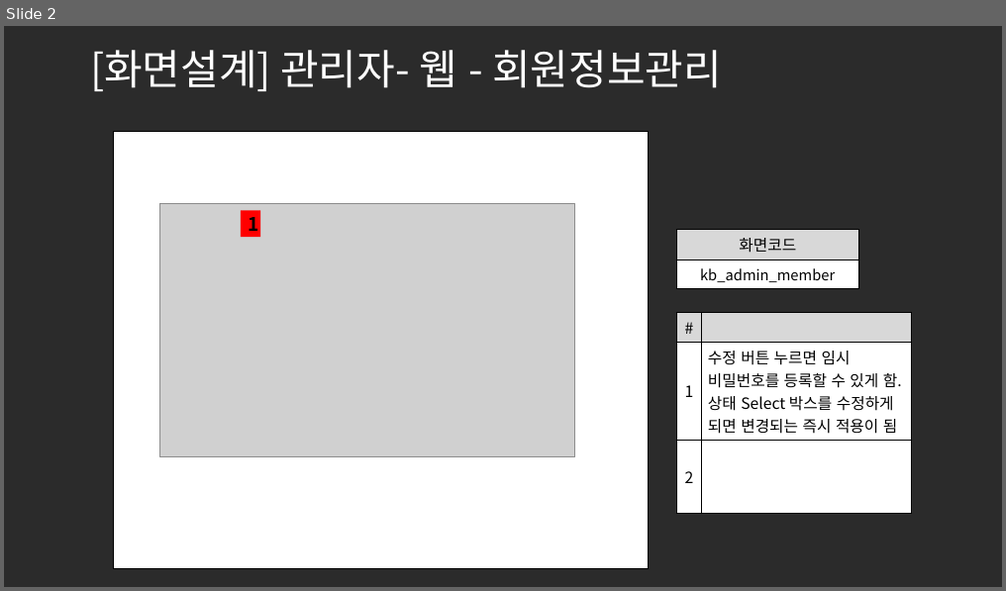
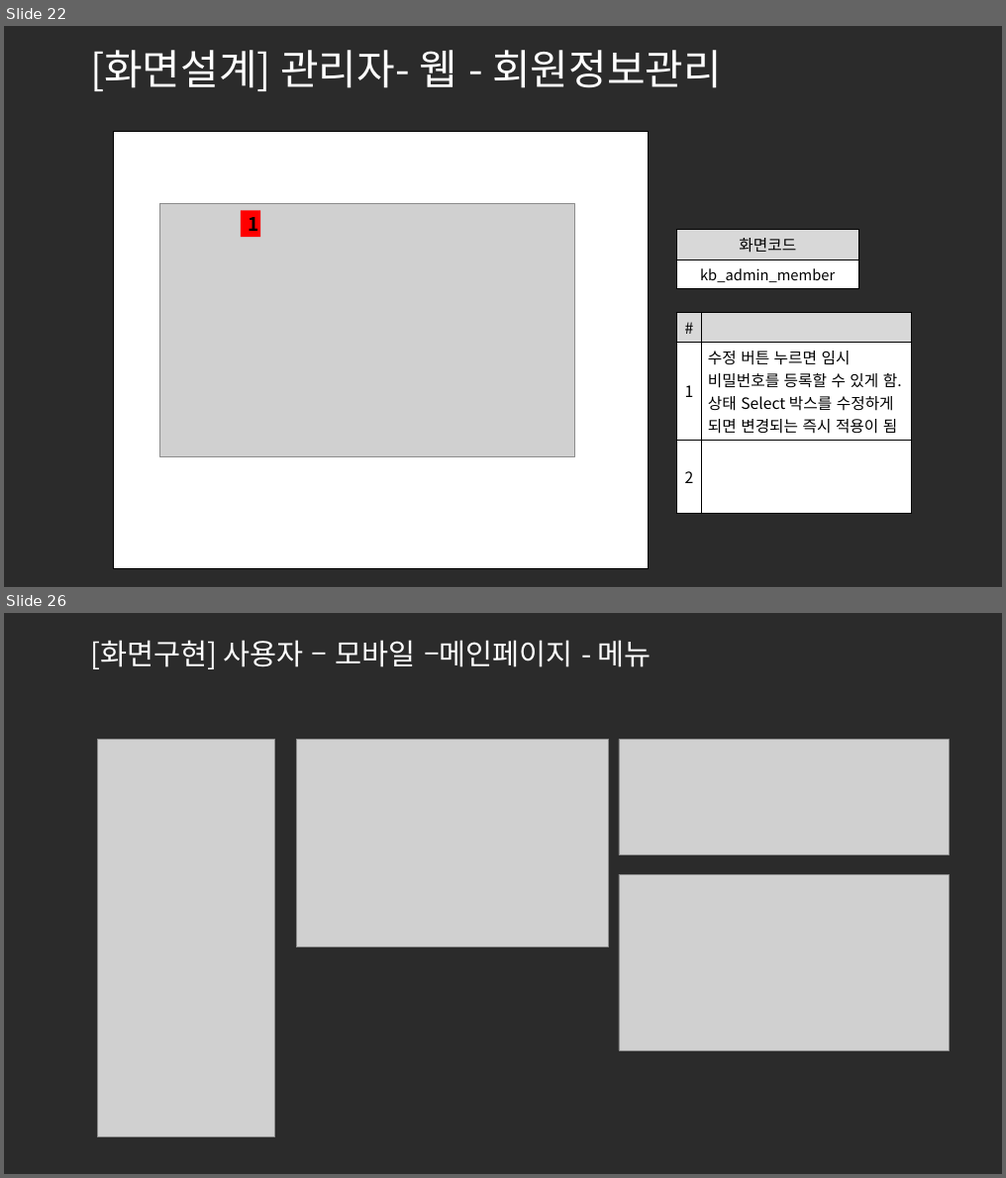
Before and after one commit to ezenteam2/e-Zone, a slide deck: 0 발표용 파워포인트/0501 5차발표/0501 project05 - 파워포인트 - 기범.pptx. Shown one above the other, each under a label of ours: slide 2 before the commit, slides 22 and 26 after it; the slides between them are not shown. The pictures are 1006x591 and 1006x1178 pixels, drawn with LibreOffice and Linux fonts; fonts in the diff are those of the drawing; grey boxes stand for pictures; background and template pictures are left out; a plain dark background stands for a picture behind light text. Boxes give left, top, right and bottom in pixels: in the first picture for what was removed or moved away, otherwise in the second. Text is boxed around its words. In the diff, an @@ line names an element or a change of style, - is before the commit and + after.

```diff
--- a/0 발표용 파워포인트/0501 5차발표/0501 project05 - 파워포인트 - 기범.pptx
+++ b/0 발표용 파워포인트/0501 5차발표/0501 project05 - 파워포인트 - 기범.pptx
@@ slide 26 added at box(4, 613, 1002, 1174), background picture (left out) @@
@@ title added at box(90, 640, 651, 669), 28 pt, text #FFFFFF @@
+[화면구현] 사용자 – 모바일 –메인페이지 - 메뉴
@@ picture added at box(98, 739, 275, 1137) @@
@@ picture added at box(296, 739, 608, 948) @@
@@ picture added at box(619, 739, 948, 855) @@
@@ picture added at box(619, 874, 948, 1051) @@
@@ what was slide 2 is now slide 22 @@
```
Also in this commit, not shown: 1 slide changed, 24 other slides added, 2 other files.
